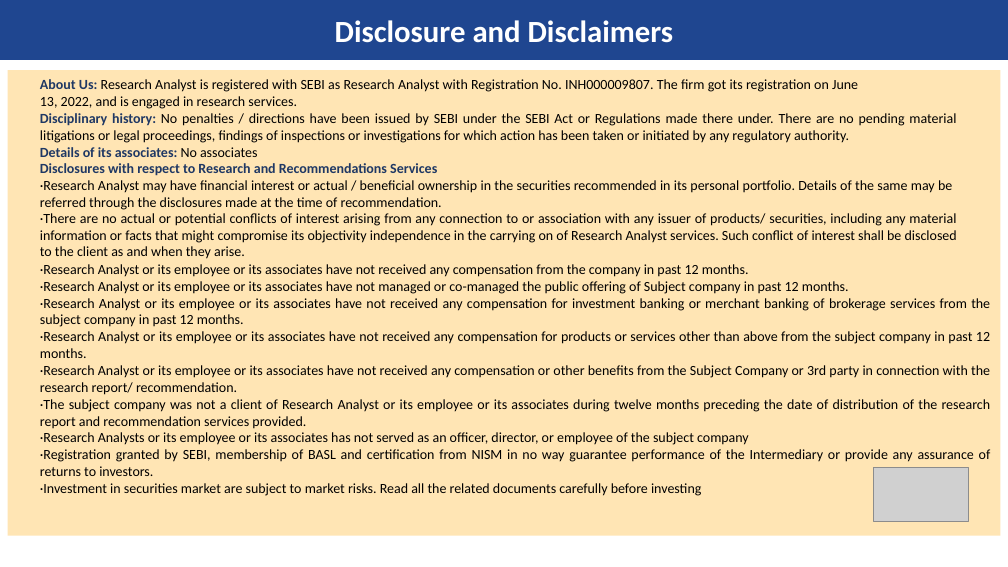
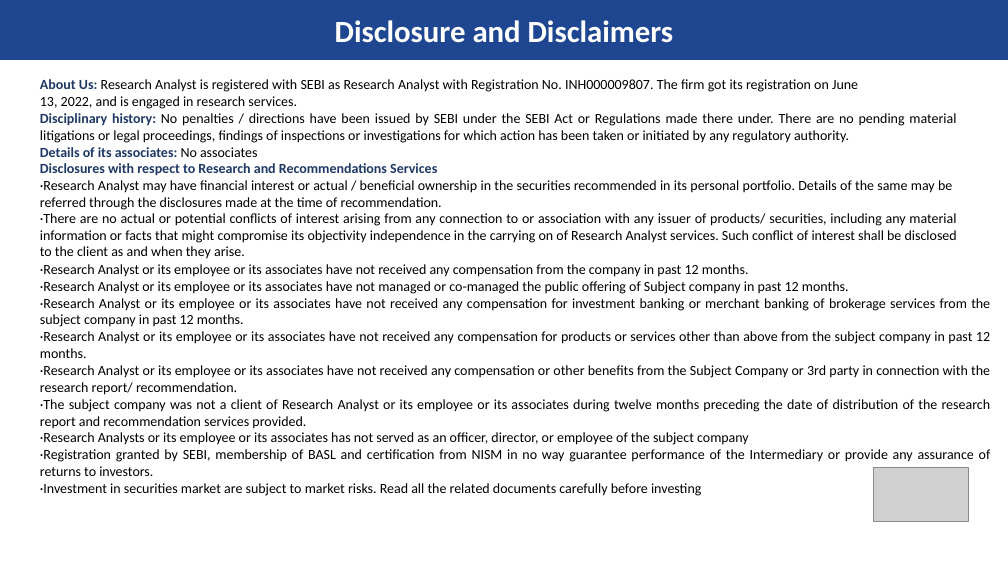
Before and after one commit to kishanyash/fluffy-lamp, a slide deck: slide 13 of master_template.pptx (slide 12 before the commit). Drawn at 1008x567 pixels with LibreOffice and Linux fonts; fonts in the diff are those of the drawing; grey boxes stand for pictures; background and template pictures are left out. Boxes give left, top, right and bottom in pixels: in the first picture for what was removed or moved away, otherwise in the second. Text is boxed around its words. In the diff, an @@ line names an element or a change of style, - is before the commit and + after.

```diff
--- a/master_template.pptx
+++ b/master_template.pptx
@@ text "About Us: Research Analyst is ...": place and size @@
-text "About Us: Research Analyst is ..." at (8, 70, 1001, 535)
+text "About Us: Research Analyst is ..." at (40, 79, 991, 496)
@@ text "About Us: Research Analyst is ..." at (40, 79, 991, 496): fill #FFE5B4 to none @@
```
Also in this commit, not shown: 10 other slides changed, 1 slide added.
